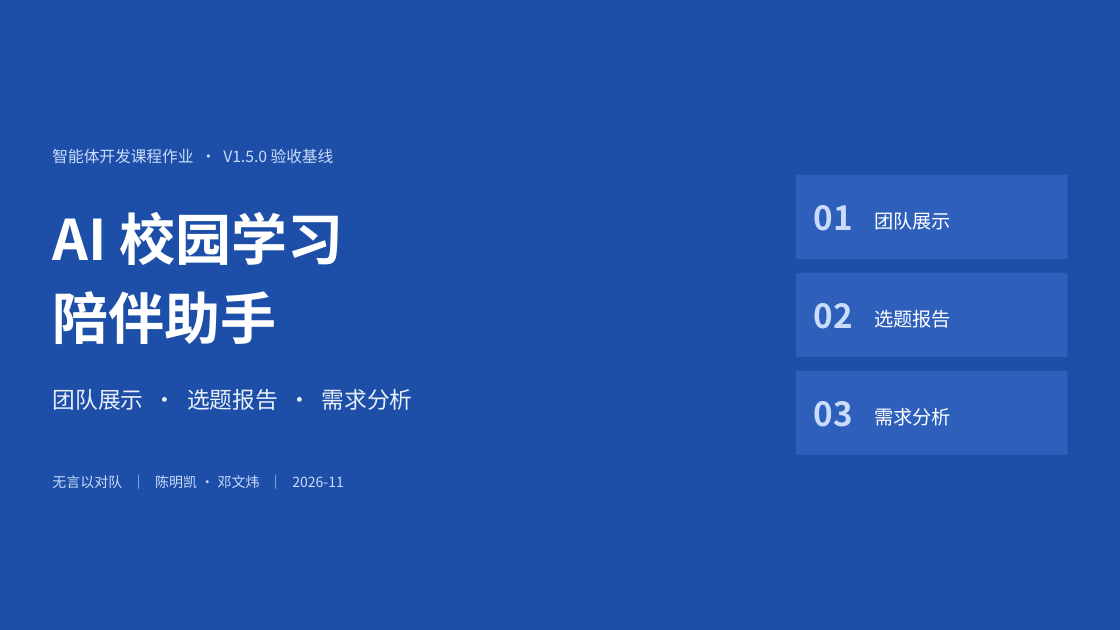
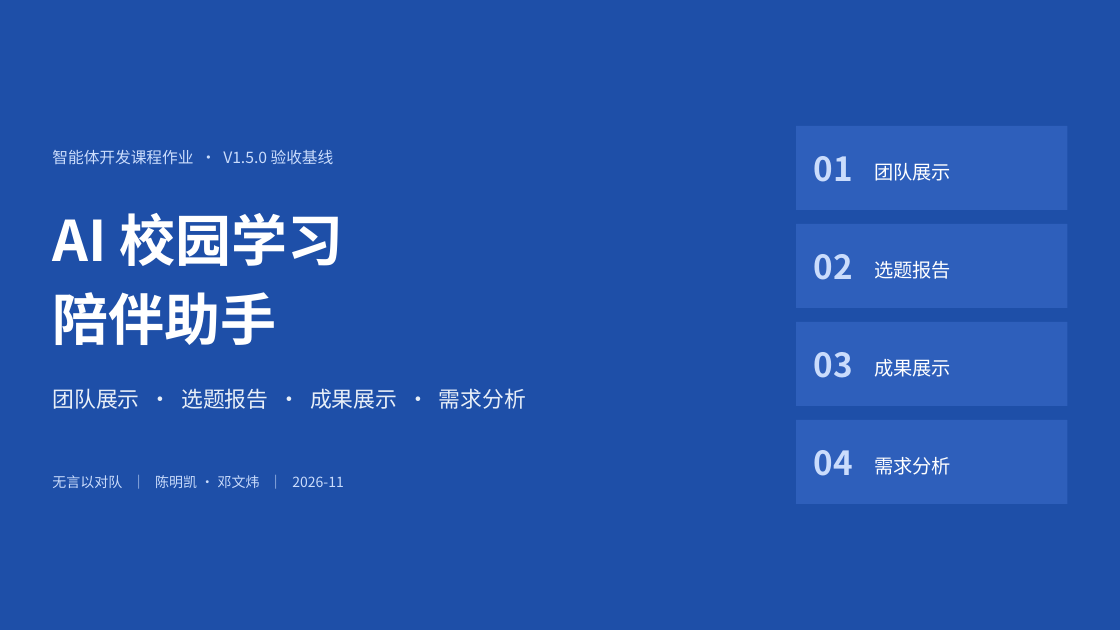
Before and after one commit to kecit33/ai-agent-study, a slide deck: slide 1 of docs/AI校园学习陪伴助手_团队展示与需求分析.pptx. Drawn at 1120x630 pixels with LibreOffice and Linux fonts; fonts in the diff are those of the drawing. Boxes give left, top, right and bottom in pixels: in the first picture for what was removed or moved away, otherwise in the second. Text is boxed around its words. In the diff, an @@ line names an element or a change of style, - is before the commit and + after.

Commit message:
feat(ppt): 选题报告后新增「03 成果展示」章节，演示文稿 18 页扩为 22 页
- 新增 P12 章节扉页 + P13 已上线成果总览 + P14 真实界面展示 + P15 实测证据与交付物；需求分析顺延为 04（P16–P21），封底 P22

- 成果内容全部取自 V1.5.0 真实产物：线上入口与 sharecode、40 条路由 / 37 项功能 / 39 条验收 / 8 张表 / 6 Provider / 10 前端模块、6 张真实 UI 截图（明确标注非示意图非 AI 生图）、四套回归本地与线上对照、6 项交付物与成果边界

- 连锁同步：封面四部分、目录四行与页码区间、15 个内容页页脚 NN / 22、章节编号 03/04、DESIGN.md 逐页字段表 22 行与图资产真实使用页

- 校验：22 页、XML 全可解析、16 个 r:embed 全部命中媒体、10 张 PNG 复用、0 元素越界、0 空字节、页脚编号与页序一致、新增 3 页排版诊断全 PASS

- .gitignore 中间 pptx 规则改为 docs/pptx/team_v15/*.pptx（构建包被编辑服务占用，不入库）

```diff
--- a/docs/AI校园学习陪伴助手_团队展示与需求分析.pptx
+++ b/docs/AI校园学习陪伴助手_团队展示与需求分析.pptx
@@ 5 texts, 3 rectangles: place and size @@
-5 texts, 3 rectangles at [797, 175, 1068, 455]
+5 texts, 3 rectangles at [797, 126, 1068, 406]
@@ text added at [874, 359, 951, 377], 16.5 pt, text #FFFFFF @@
+成果展示
@@ text at [52, 388, 526, 409]: text changed; size 19.5 to 18.8 pt @@
-团队展示 · 选题报告 · 需求分析
+团队展示 · 选题报告 · 成果展示 · 需求分析
@@ rectangle added at [797, 420, 1068, 504], fill #2E5FBB @@
@@ text "需求分析": place and size @@
-text "需求分析" at [874, 408, 951, 426]
+text "需求分析" at [874, 457, 951, 475]
@@ text added at [814, 450, 853, 476], 28.5 pt, text #CADCFC, bold @@
+04
```
Also in this commit, not shown: 14 other slides changed, 4 slides added, 23 other files.
